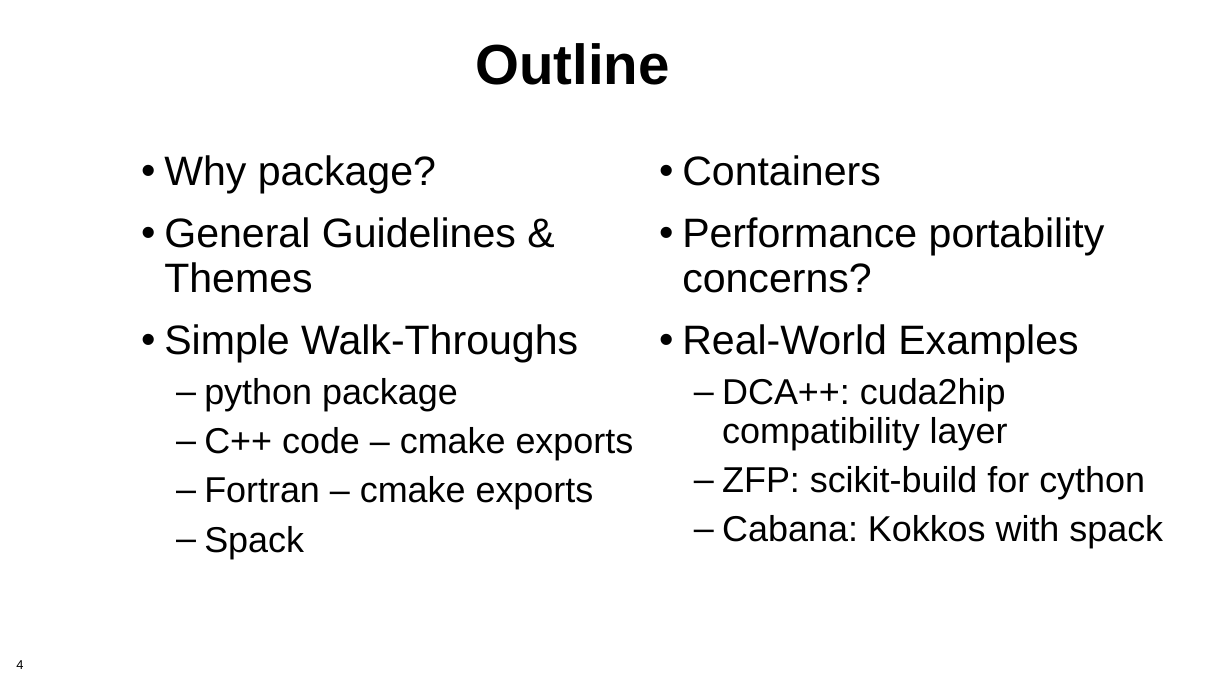
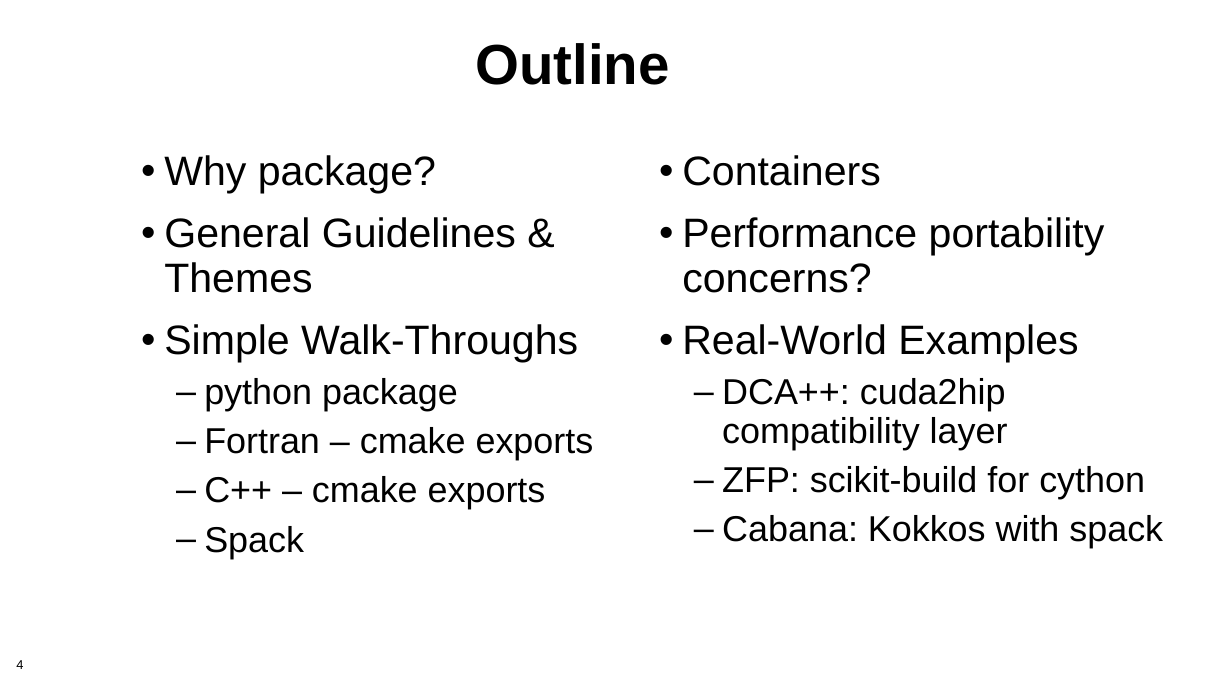
Before and after one commit to bssw-tutorial/presentations, a slide deck: slide 4 of packaging.pptx. Drawn at 1232x693 pixels with LibreOffice and Linux fonts; fonts in the diff are those of the drawing; background and template pictures are left out. Boxes give left, top, right and bottom in pixels: in the first picture for what was removed or moved away, otherwise in the second. Text is boxed around its words. In the diff, an @@ line names an element or a change of style, - is before the commit and + after.

```diff
--- a/packaging.pptx
+++ b/packaging.pptx
@@ text at <box>204,427,634,460</box>: paragraph removed @@
-  – C++ code – cmake exports
@@ text at <box>204,476,546,509</box>: paragraph added @@
+  – C++ – cmake exports
```
Also in this commit, not shown: 17 other slides changed, 2 slides added, 1 other file.
